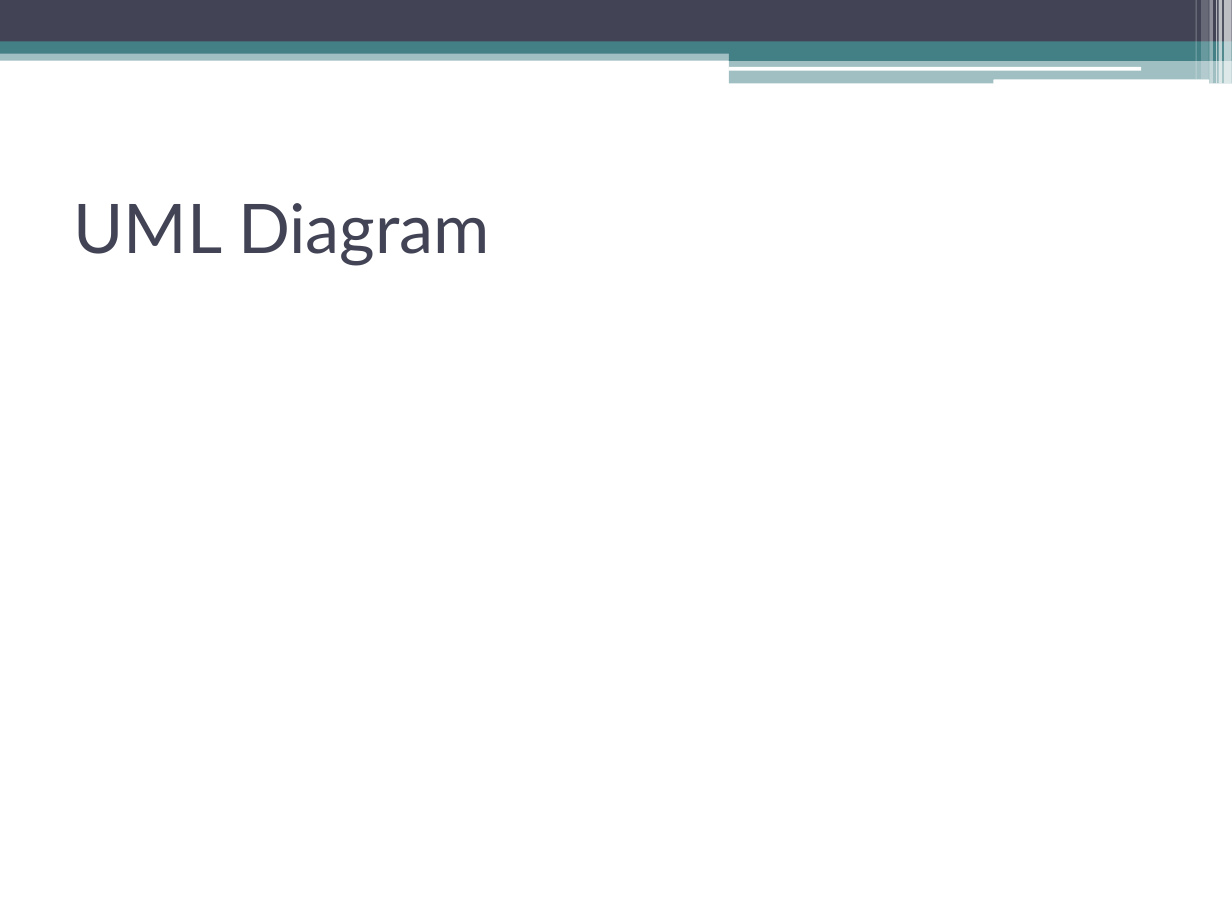
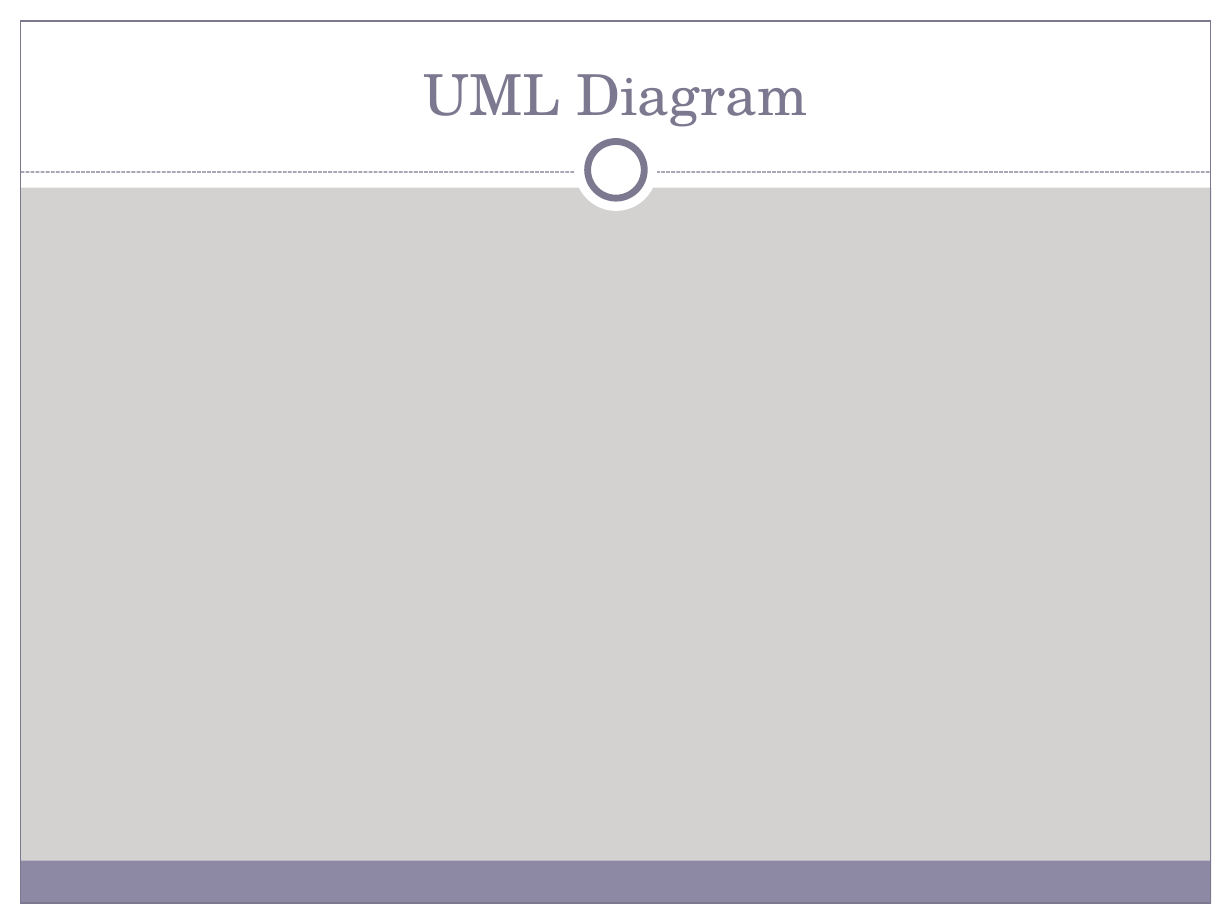
Before and after one commit to MNLBC/Group2Projects, a slide deck: slide 10 of 7. Group Project/W6D5_Project/PPT/Watch Me Whip.pptx (slide 6 before the commit). Drawn at 1232x924 pixels with LibreOffice and Linux fonts; fonts in the diff are those of the drawing. Boxes give left, top, right and bottom in pixels: in the first picture for what was removed or moved away, otherwise in the second. Text is boxed around its words. In the diff, an @@ line names an element or a change of style, - is before the commit and + after.

Commit message:
Update PPT

```diff
--- a/7. Group Project/W6D5_Project/PPT/Watch Me Whip.pptx
+++ b/7. Group Project/W6D5_Project/PPT/Watch Me Whip.pptx
@@ background #FFFFFF to #D4D2D0 @@
@@ rectangle: place and size @@
-rectangle at (0, 49, 1232, 60)
+rectangle at (0, 0, 1232, 187)
@@ rectangle at (0, 0, 1232, 187): fill #438086 at 50% opacity to #FFFFFF @@
@@ rectangle removed at (0, 0, 1232, 42) @@
@@ rectangle added at (0, 0, 21, 924), fill #FFFFFF @@
@@ rectangle added at (21, 21, 1211, 903), outline #7C7991 0.75 pt @@
@@ rectangle removed at (1195, 0, 1196, 79) @@
@@ rectangle removed at (1201, 0, 1209, 79) @@
@@ rectangle removed at (1210, 0, 1214, 84) @@
@@ rectangle added at (1211, 0, 1232, 924), fill #FFFFFF @@
@@ rectangle removed at (1216, 0, 1217, 84) @@
@@ rectangle removed at (1218, 0, 1222, 84) @@
@@ rectangle removed at (1225, 0, 1232, 84) @@
@@ rectangle removed at (0, 42, 1232, 54) @@
@@ title "UML Diagram": place and size @@
-title "UML Diagram" at (74, 203, 490, 266)
+title "UML Diagram" at (424, 74, 807, 127)
@@ title "UML Diagram" at (424, 74, 807, 127): size 40 to 33 pt, font Lato to TeX Gyre Schola, text colour #424456 to #7C7991; alignment left to centre; vertical alignment middle to bottom @@
@@ rectangle removed at (729, 48, 1232, 60) @@
@@ rectangle removed at (729, 59, 1232, 84) @@
@@ rounded rectangle removed at (728, 67, 1141, 70) @@
@@ rounded rectangle removed at (993, 79, 1209, 84) @@
@@ ellipse added at (575, 129, 658, 212), fill #FFFFFF @@
@@ ellipse added at (588, 142, 644, 198), fill #FFFFFF, outline #7C7991 4 pt @@
@@ line added from (21, 172) to (1211, 172), #7C7991 0.75 pt dashed @@
@@ rectangle added at (20, 861, 1210, 903), fill #8D89A4 @@
@@ rectangle added at (0, 903, 1232, 924), fill #FFFFFF @@
```
Also in this commit, not shown: 6 other slides changed, 5 slides added, 2 slides removed.
